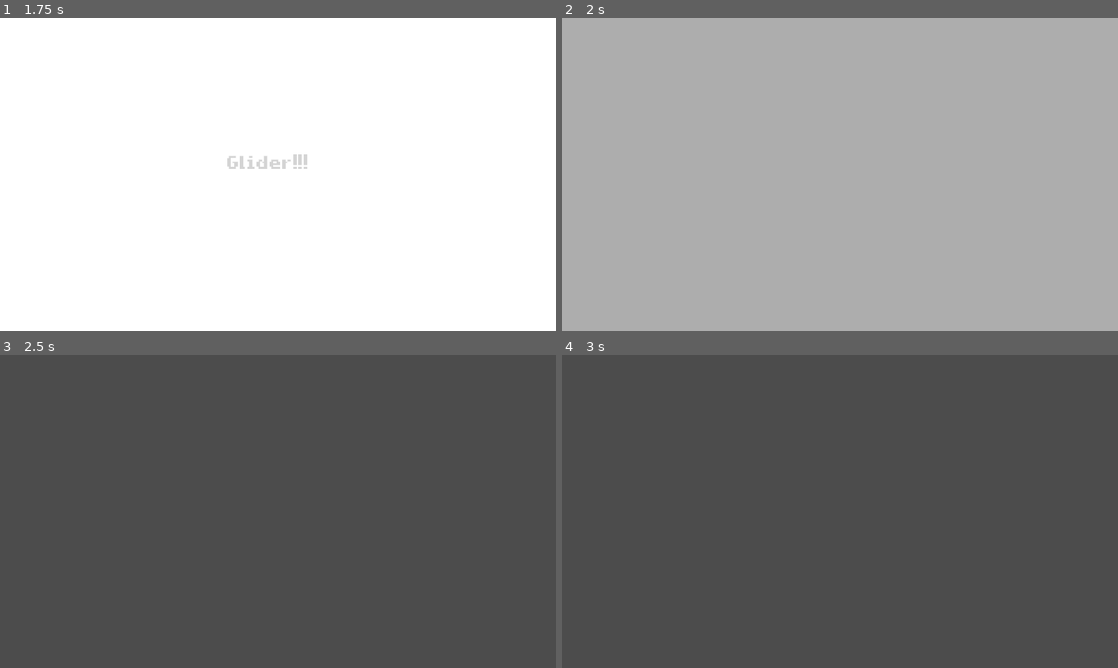
Above: before the commit, frames 1-4 (two rows, left to right).
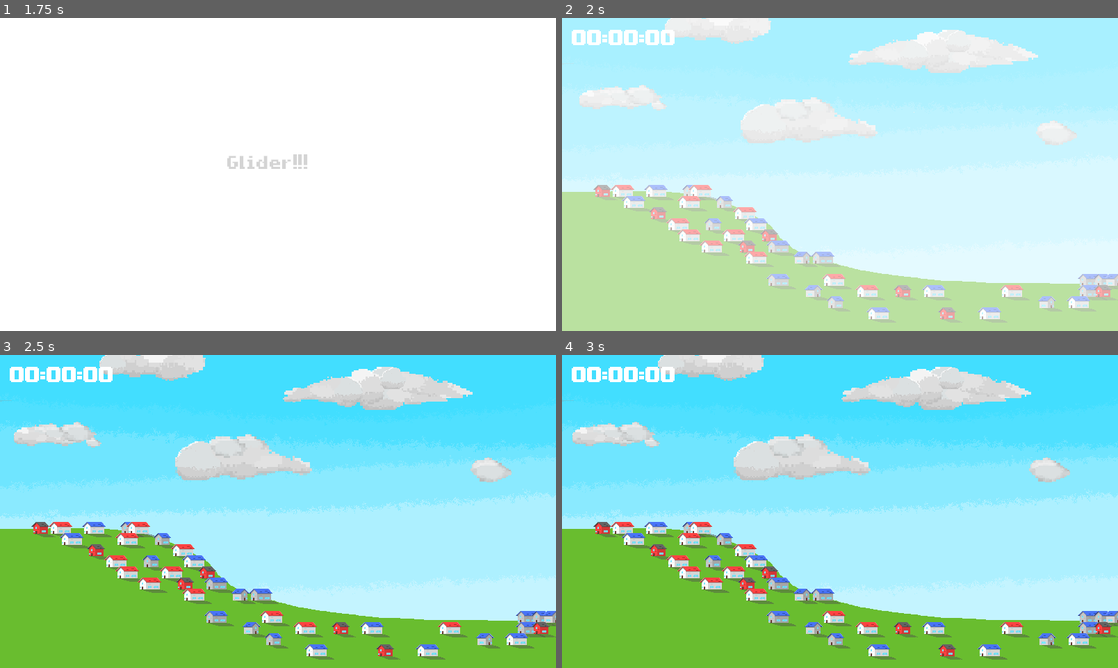
Above: after the commit, the same moments.

Repository: le-cds/untitledgamejam18
Game: Godot game, scene res://scenes/Root/Root.tscn
Same seed, same stepped clock (60 frames per second), same inputs: the game is played once before the commit and once after it.
Inputs (mouse positions are in pixels of both pictures, inside the frame that each line leads up to):
- Up to frame 1 (1.75 s): tap Enter (game_start) at 0.5, 0.6, 1.35 s; move the mouse to (400, 158) at 0.52 s; hold Up (game_gravity_up) 0.53-1.28 s; click (400, 158) at 0.67 s; tap Space (ui_select) at 0.77, 1.52 s; move the mouse to (166, 190) at 1.27 s; hold Down (game_gravity_down) from 1.28 s (still down)
- Up to frame 2 (2 s): keep holding Down (game_gravity_down)
- Up to frame 3 (2.5 s): move the mouse to (333, 442) at 2.02 s; release Down (game_gravity_down) at 2.03 s; hold Up (game_gravity_up) from 2.03 s (still down); tap Enter (game_start) at 2.1 s
- Up to frame 4 (3 s): keep holding Up (game_gravity_up); move the mouse to (812, 574) at 2.77 s; tap Enter (game_start) at 2.85 s; click (812, 574) at 2.92 s

Frame 1 is identical in both runs. In frame 2, 100% of the frame differs, in the area x 0-100%, y 0-100%; in frame 3, 100%; in frame 4, 100%.
Error before the commit: Attempt to call function 'start' in base 'null instance' on a null instance. (res://scenes/Root/Root.gd:46)

Commit message:
Fix last commit.

Diff:
--- a/glider/scenes/Levels/01/Level01.tscn
+++ b/glider/scenes/Levels/01/Level01.tscn
@@ -1,10 +1,9 @@
-[gd_scene load_steps=9 format=2]
+[gd_scene load_steps=8 format=2]
 
 [ext_resource path="res://scenes/Levels/01/landscape.png" type="Texture" id=1]
 [ext_resource path="res://scenes/Houses/house-tileset.tres" type="TileSet" id=2]
 [ext_resource path="res://scenes/Plane2D/Plane2D.tscn" type="PackedScene" id=3]
 [ext_resource path="res://scenes/GameUI/HUD.tscn" type="PackedScene" id=4]
-[ext_resource path="res://scenes/Levels/01/Level01.gd" type="Script" id=5]
 [ext_resource path="res://scenes/Plane2D/PlayerInputController.gd" type="Script" id=6]
 
 [sub_resource type="PhysicsMaterial" id=1]
@@ -15,7 +14,6 @@
 [node name="Level01" type="Sprite"]
 position = Vector2( 480, 270 )
 texture = ExtResource( 1 )
-script = ExtResource( 5 )
 __meta__ = {
 "_edit_lock_": true
 }
